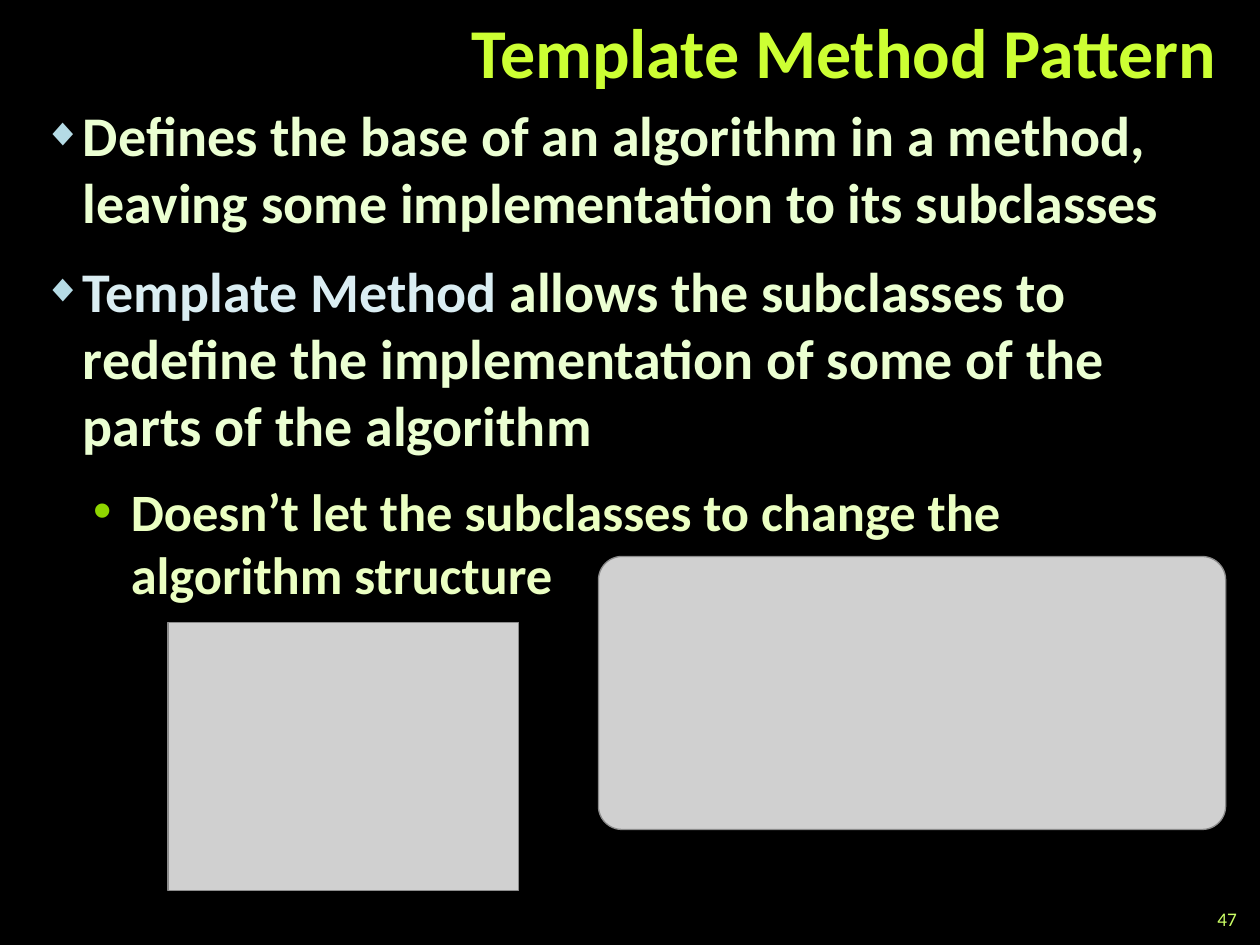
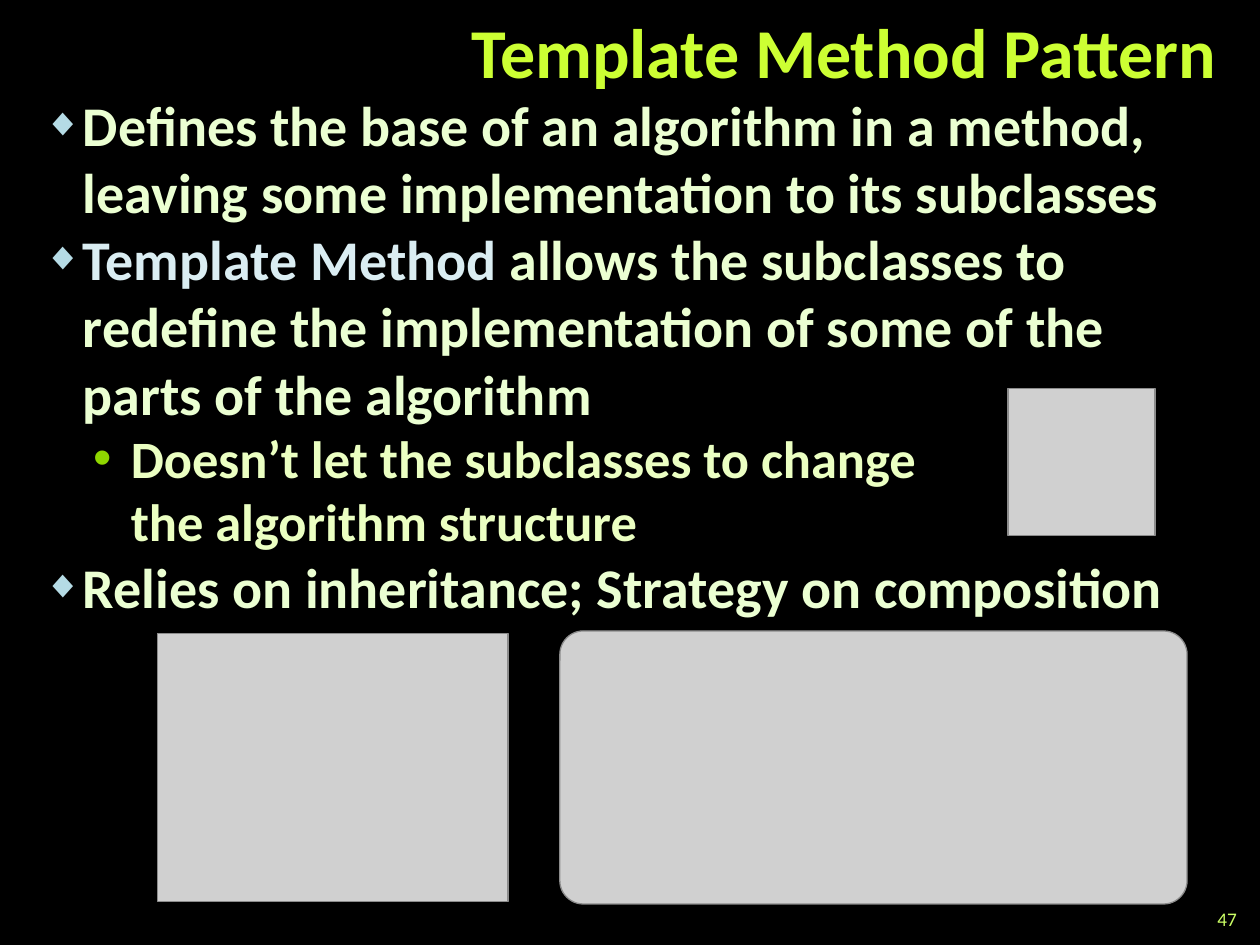
Before and after one commit to martin-nikolov/Telerik-Academy, a slide deck: slide 47 of Programming with C#/4. C# High-Quality Code/15. Design Patterns/Design Patterns.pptx. Drawn at 1260x945 pixels with LibreOffice and Linux fonts; fonts in the diff are those of the drawing; grey boxes stand for pictures; background and template pictures are left out. Boxes give left, top, right and bottom in pixels: in the first picture for what was removed or moved away, otherwise in the second. Text is boxed around its words. In the diff, an @@ line names an element or a change of style, - is before the commit and + after.

Commit message:
Update Design Patterns presentation

```diff
--- a/Programming with C#/4. C# High-Quality Code/15. Design Patterns/Design Patterns.pptx
+++ b/Programming with C#/4. C# High-Quality Code/15. Design Patterns/Design Patterns.pptx
@@ text "Defines the base of an ...": place and size @@
-text "Defines the base of an ..." at (83, 116, 1158, 603)
+text "Defines the base of an ..." at (83, 106, 1162, 618)
@@ text at (83, 106, 1158, 550): less space between paragraphs @@
@@ picture added at (1008, 388, 1155, 536) @@
@@ text at (83, 568, 1162, 618): paragraph added @@
+◆ Relies on inheritance; Strategy on composition
@@ picture: place and size @@
-picture at (168, 622, 518, 890)
+picture at (158, 634, 508, 901)
@@ picture: place and size @@
-picture at (598, 557, 1226, 830)
+picture at (559, 631, 1187, 905)
```
Also in this commit, not shown: 2 other slides changed.
